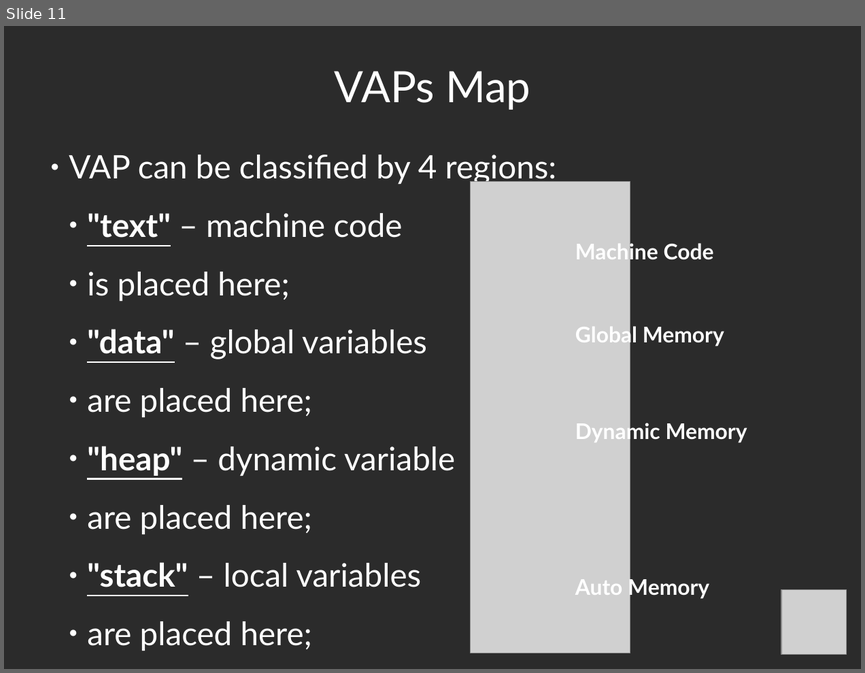
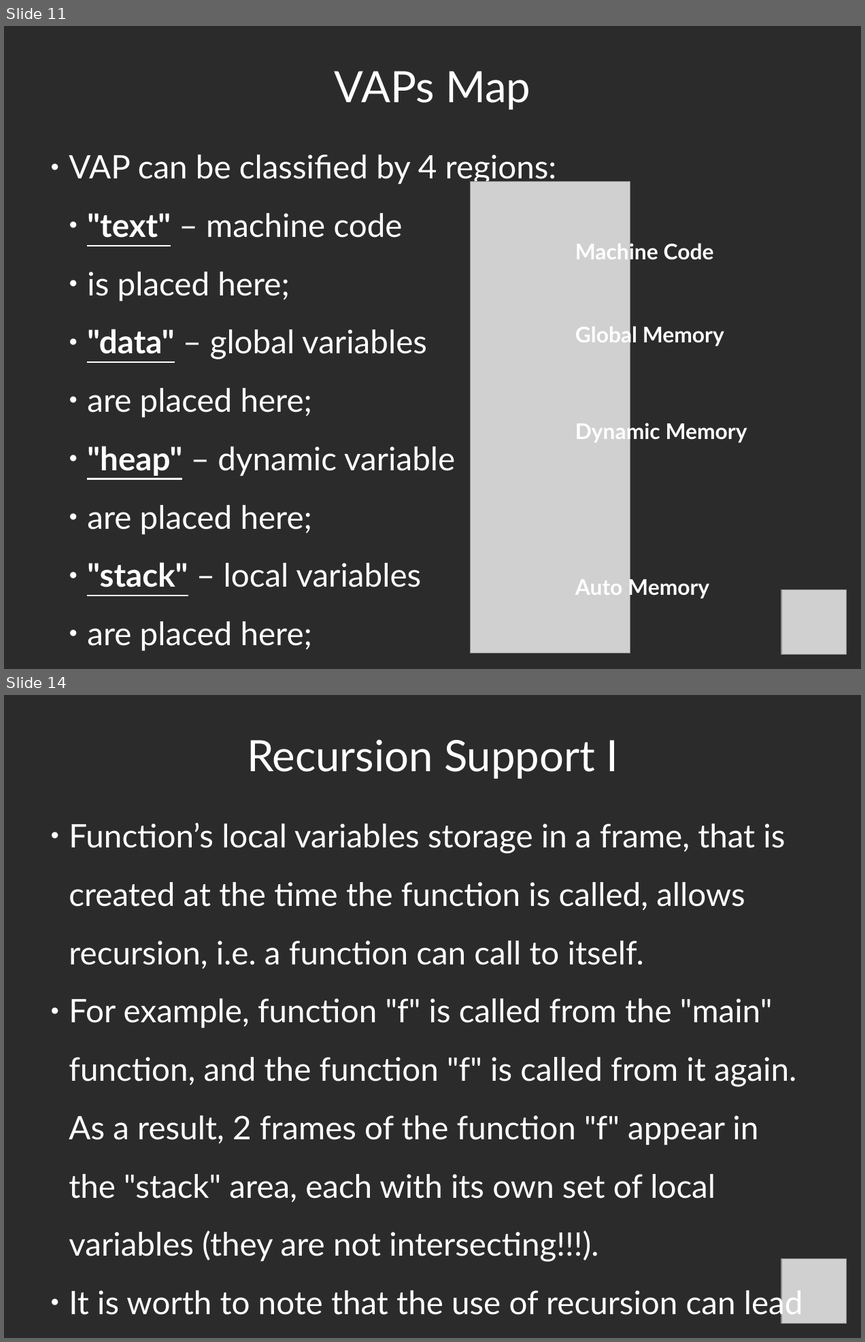
Before and after one commit to bmstu-fs12/01-sem-py-algo, a slide deck: week-01/presentation_2_4x3.odp. Shown one above the other, each under a label of ours: slide 11 before the commit, slides 11 and 14 after it; the slides between them are not shown. The pictures are 865x673 and 865x1342 pixels, drawn with LibreOffice and Linux fonts; fonts in the diff are those of the drawing; grey boxes stand for pictures; background and template pictures are left out; a plain dark background stands for a picture behind light text. Boxes give left, top, right and bottom in pixels: in the first picture for what was removed or moved away, otherwise in the second. Text is boxed around its words. In the diff, an @@ line names an element or a change of style, - is before the commit and + after.

```diff
--- a/week-01/presentation_2_4x3.odp
+++ b/week-01/presentation_2_4x3.odp
@@ slide 14 added at bbox=[4, 695, 861, 1338], background picture (left out) @@
@@ title added at bbox=[247, 739, 618, 779], 40 pt, text #FFFFFF @@
+Recursion Support I
@@ text added at bbox=[69, 823, 803, 1321], 30 pt, text #FFFFFF @@
+● Function’s local variables storage in a frame, that is created at the time the function is called, allows recursion, i.e. a function can call to itself.
+● For example, function "f" is called from the "main" function, and the function "f" is called from it again. As a result, 2 frames of the function "f" appear in the "stack" area, each with its own set of local variables (they are not intersecting!!!).
+● It is worth to note that the use of recursion can lead to exhaustion of free space in the "stack" area.
@@ picture added at bbox=[781, 1259, 846, 1323] @@
```
Also in this commit, not shown: 1 slide changed, 7 other slides added, 1 slide removed, 1 other file.
